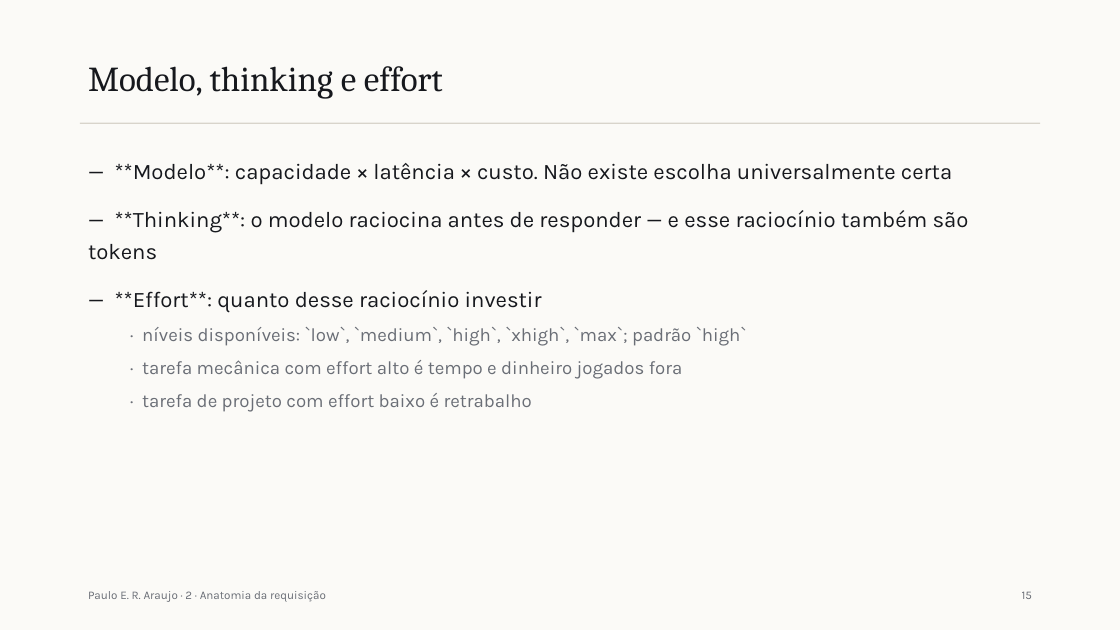
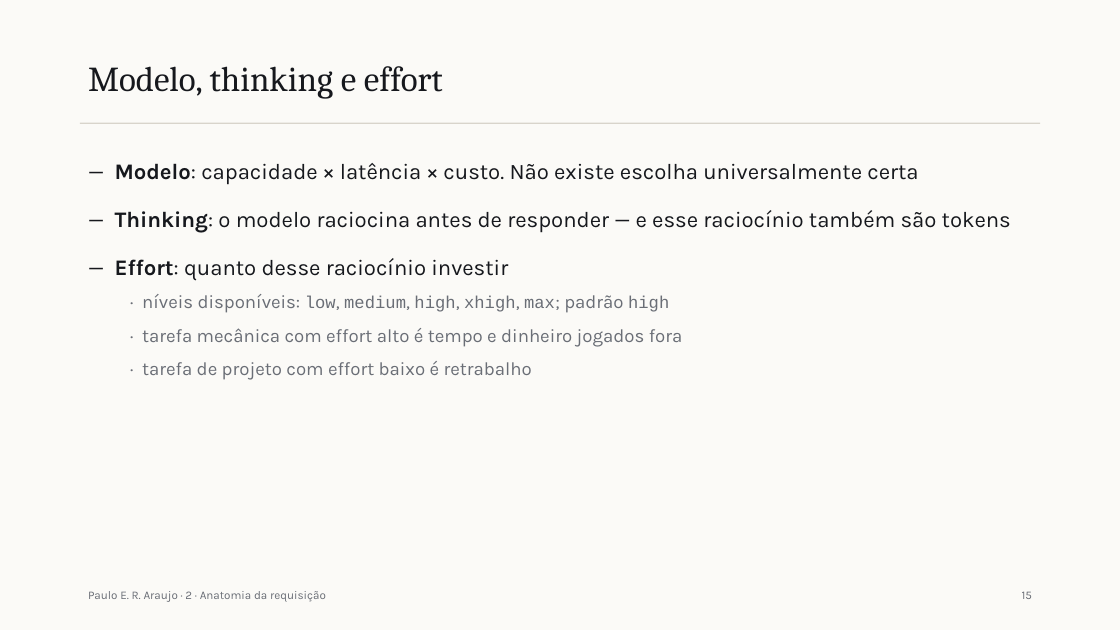
Before and after one commit to pumba-dev/claude-guide, a slide deck: slide 18 of slides/saida/aula-1.pptx. Drawn at 1120x630 pixels with LibreOffice and Linux fonts; fonts in the diff are those of the drawing. Boxes give left, top, right and bottom in pixels: in the first picture for what was removed or moved away, otherwise in the second. Text is boxed around its words. In the diff, an @@ line names an element or a change of style, - is before the commit and + after.

```diff
--- a/slides/saida/aula-1.pptx
+++ b/slides/saida/aula-1.pptx
@@ text at [115,163,1011,313]: text changed @@
-— **Modelo**: capacidade × latência × custo. Não existe escolha universalmente certa
-— **Thinking**: o modelo raciocina antes de responder — e esse raciocínio também são tokens
-— **Effort**: quanto desse raciocínio investir
-  · níveis disponíveis: `low`, `medium`, `high`, `xhigh`, `max`; padrão `high`
+— Modelo: capacidade × latência × custo. Não existe escolha universalmente certa
+— Thinking: o modelo raciocina antes de responder — e esse raciocínio também são tokens
+— Effort: quanto desse raciocínio investir
+  · níveis disponíveis: low, medium, high, xhigh, max; padrão high
```
Also in this commit, not shown: 24 other slides changed, 6 other files.
